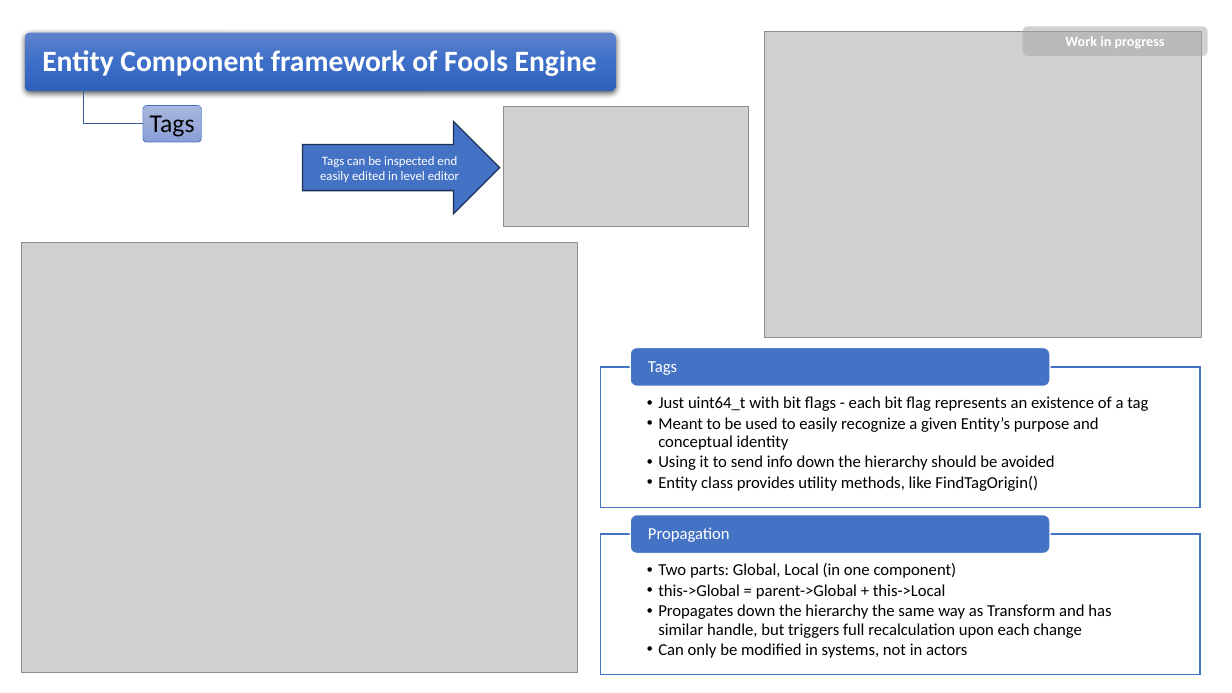
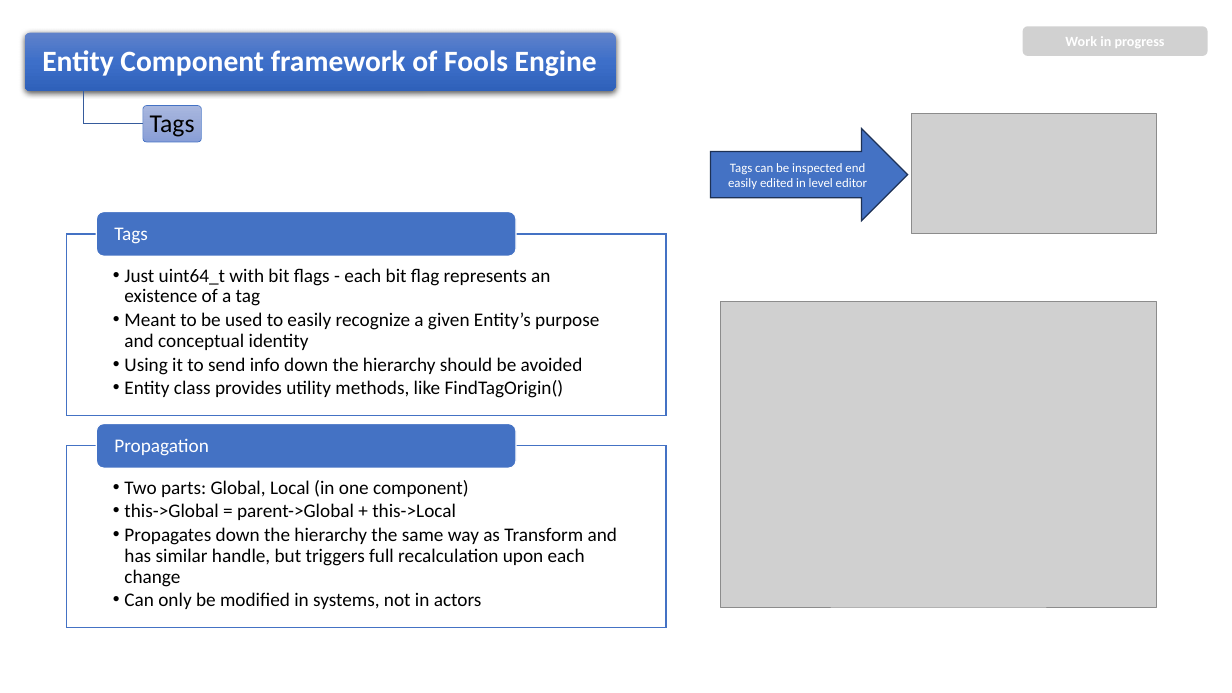
Before and after one commit to pawel-kaleta/FoolsEngine, a slide deck: slide 22 of Documentation/Entity Component Framework.pptx. Drawn at 1232x693 pixels with LibreOffice and Linux fonts; fonts in the diff are those of the drawing; grey boxes stand for pictures. Boxes give left, top, right and bottom in pixels: in the first picture for what was removed or moved away, otherwise in the second. Text is boxed around its words. In the diff, an @@ line names an element or a change of style, - is before the commit and + after.

```diff
--- a/Documentation/Entity Component Framework.pptx
+++ b/Documentation/Entity Component Framework.pptx
@@ picture: place and size @@
-picture at bbox=[504, 107, 750, 226]
+picture at bbox=[911, 114, 1157, 233]
@@ right arrow "Tags can be inspected end ...": place and size @@
-right arrow "Tags can be inspected end ..." at bbox=[302, 122, 499, 214]
+right arrow "Tags can be inspected end ..." at bbox=[711, 128, 908, 221]
@@ text "Just uint64_t with bit flags ...": place and size @@
-text "Just uint64_t with bit flags ..." at bbox=[658, 396, 1148, 491]
+text "Just uint64_t with bit flags ..." at bbox=[124, 268, 599, 398]
@@ rectangle: place and size @@
-rectangle at bbox=[601, 367, 1201, 507]
+rectangle at bbox=[67, 234, 666, 415]
@@ rounded rectangle: place and size @@
-rounded rectangle at bbox=[630, 348, 1050, 386]
+rounded rectangle at bbox=[96, 212, 516, 256]
@@ text "Tags": place and size @@
-text "Tags" at bbox=[648, 361, 677, 375]
+text "Tags" at bbox=[114, 227, 148, 244]
@@ picture removed at bbox=[22, 243, 578, 673] @@
@@ picture: place and size @@
-picture at bbox=[765, 31, 1202, 337]
+picture at bbox=[720, 301, 1156, 607]
@@ text "Two parts: Global, Local (in ...": place and size @@
-text "Two parts: Global, Local (in ..." at bbox=[658, 563, 1111, 658]
+text "Two parts: Global, Local (in ..." at bbox=[124, 480, 617, 609]
@@ rectangle: place and size @@
-rectangle at bbox=[601, 534, 1201, 675]
+rectangle at bbox=[67, 446, 666, 628]
@@ rounded rectangle: place and size @@
-rounded rectangle at bbox=[630, 515, 1050, 554]
+rounded rectangle at bbox=[96, 423, 516, 468]
@@ size 13 to 15 pt in 4 elements at bbox=[124, 480, 617, 609], bbox=[124, 268, 599, 398], bbox=[114, 227, 148, 244], bbox=[114, 438, 209, 456] @@
@@ text "Propagation": place and size @@
-text "Propagation" at bbox=[648, 527, 730, 542]
+text "Propagation" at bbox=[114, 438, 209, 456]
```
Also in this commit, not shown: 4 other slides changed, 13 other files.
